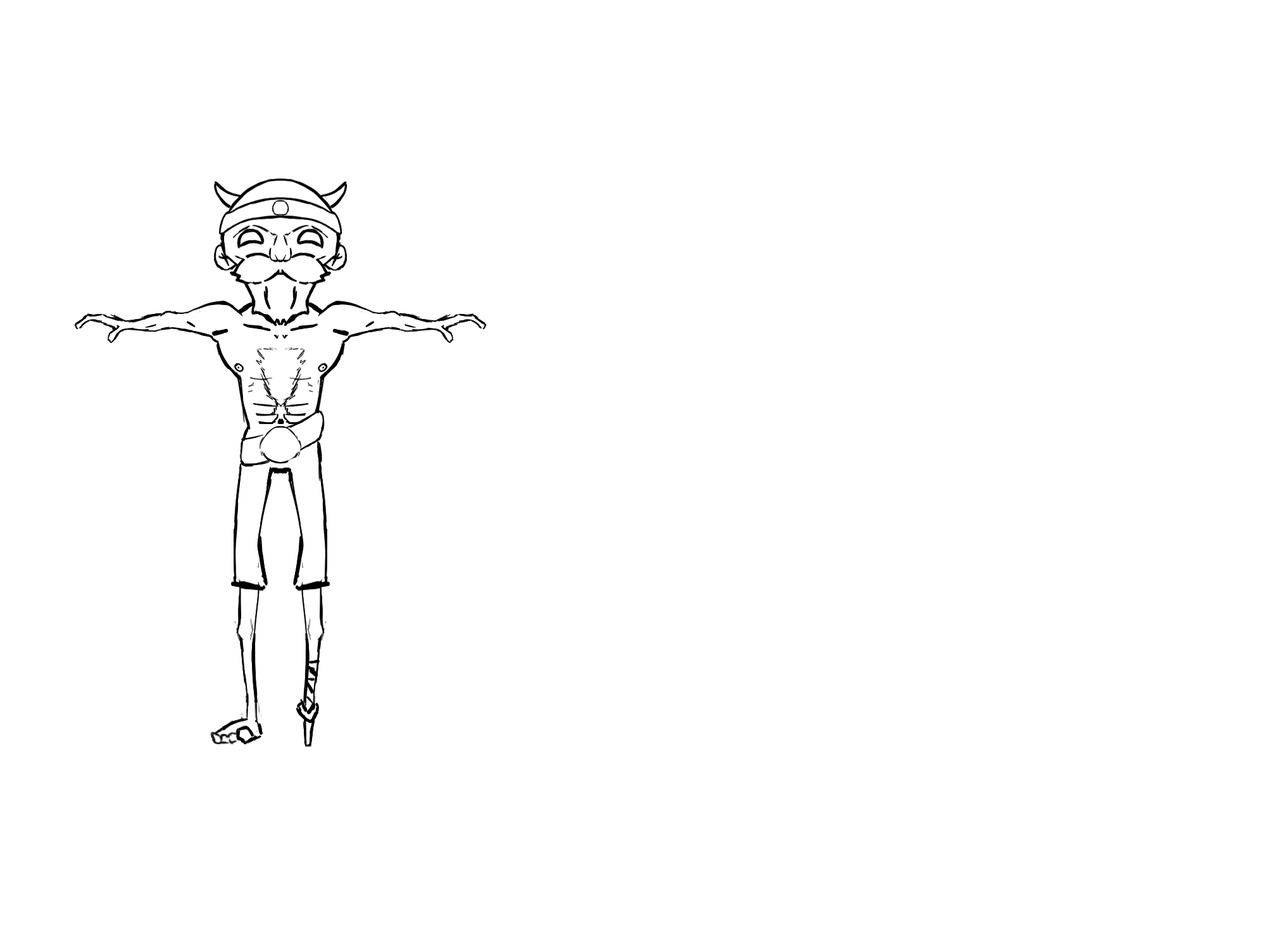
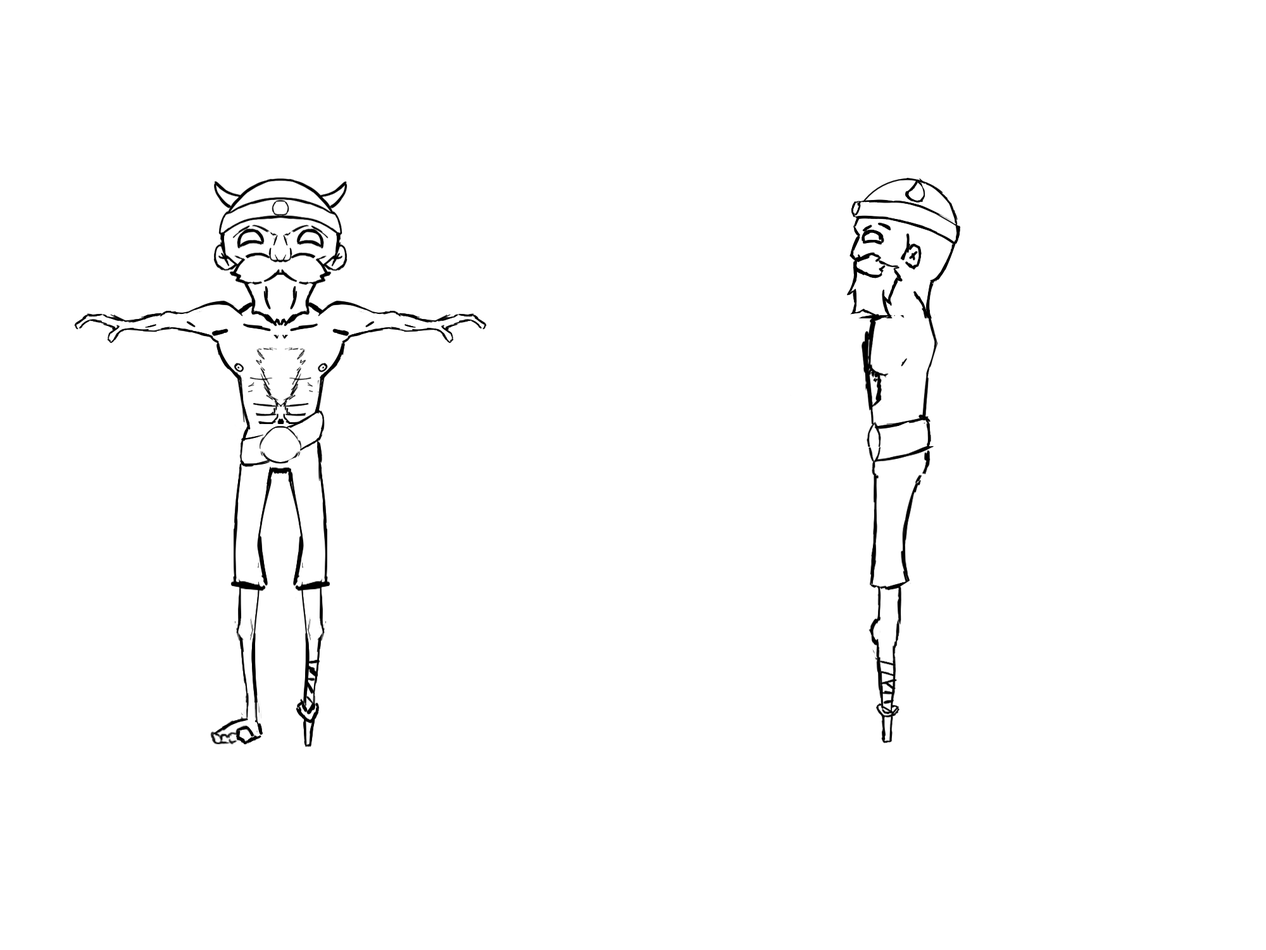
Revision of a layered 1266×950 image; what changed, layer by layer:
painted on "Pintar camada 1" over left=790, top=177, right=962, bottom=744
